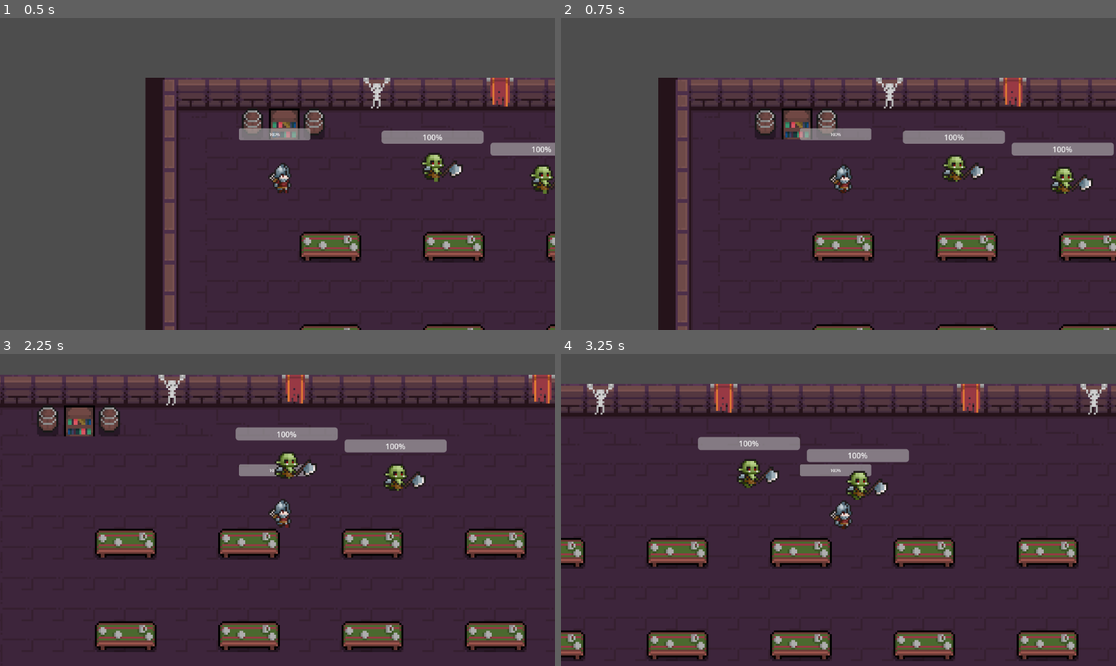
Above: before the commit, frames 1-4 (two rows, left to right).
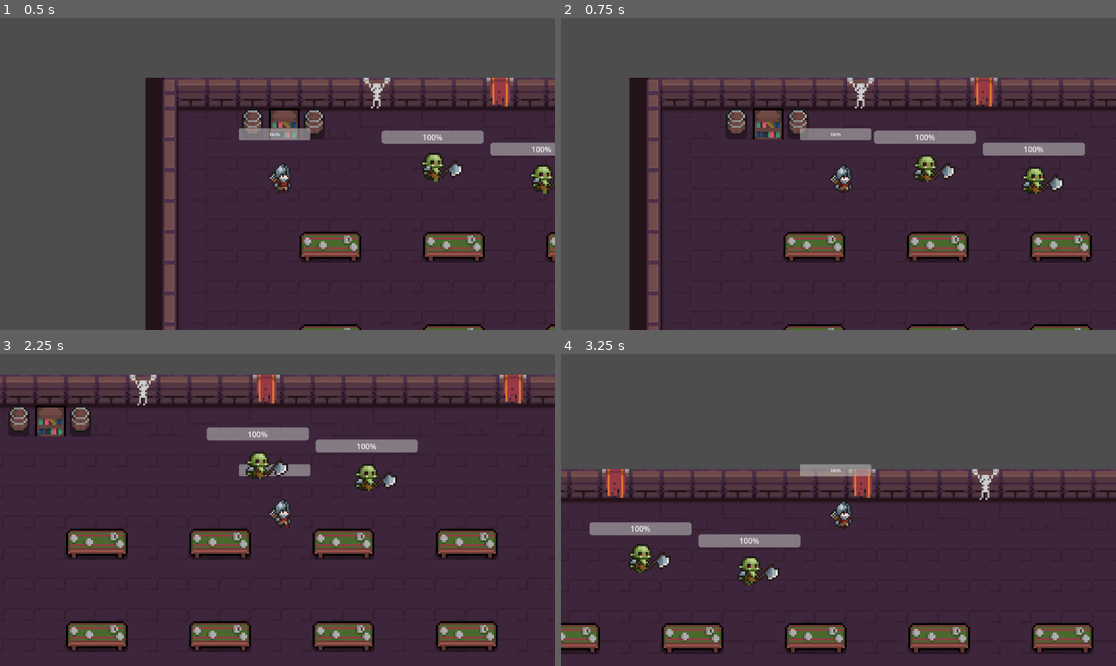
Above: after the commit, the same moments.

Repository: Bruneizer/Proyecto-godot-xddd
Game: Godot game, scene res://Juego/player_map.tscn
Two runs of this game, one before a commit and one after it. Both use one fixed random seed, a clock stepped at 60 frames per second and the inputs below.
Inputs:
- Up to frame 1 (0.5 s): no input
- Up to frame 2 (0.75 s): hold Right (ui_right) from 0.53 s (still down); hold Shift (sprint, bound only after the commit) from 0.53 s (still down)
- Up to frame 3 (2.25 s): release Right (ui_right) at 1.28 s; release Shift (sprint, bound only after the commit) at 1.28 s; hold Down (ui_down) 1.28-2.03 s; tap X (atacar) at 1.35 s; tap Shift (sprint, bound only after the commit) at 1.55 s; hold Right (ui_right) from 2.03 s (still down); hold Shift (sprint, bound only after the commit) from 2.03 s (still down)
- Up to frame 4 (3.25 s): release Right (ui_right) at 2.78 s; release Shift (sprint, bound only after the commit) at 2.78 s; hold Up (ui_up) from 2.78 s (still down); tap Shift (sprint, bound only after the commit) at 2.85 s

Frame 1 is identical in both runs. In frame 2, 16% of the frame differs, in the area x 12-100%, y 19-100%; in frame 3, 15%; in frame 4, 41%, in the area x 0-100%, y 9-99%.

Commit message:
Agregar sprint
con shift y trate d arreglar algun movimiento del orco

Diff:
--- a/soulknight/Enemigos/Movimiento.gd
+++ b/soulknight/Enemigos/Movimiento.gd
@@ -1,24 +1,37 @@
 extends CharacterBody2D
 
 const Orc_run = 70
+
+var hero: Node2D  # Referencia al héroe
+var chase_distance: float = 10.0  # Distancia de persecución
 
 func _ready():
 	# Inicializa la dirección del movimiento (hacia la derecha en este caso)
 	velocity.x = Orc_run
 	$AnimatedSprite2D.play("moverse")
+	hero = get_node("/root/Path/To/Hero")  # Asegúrate de ajustar la ruta al nodo del héroe
 
 func _physics_process(delta):
-	if is_on_wall():
-		# Si está tocando una pared, cambia la dirección del movimiento
-		if !$AnimatedSprite2D.flip_h:
-			velocity.x = -Orc_run  # Mueve hacia la izquierda
+	# Comprobar la distancia al héroe
+	if hero:
+		var distance_to_hero = position.distance_to(hero.position)
+		print("Distancia al héroe: ", distance_to_hero)
+		if distance_to_hero < chase_distance:
+			# Perseguir al héroe
+			velocity = (hero.position - position).normalized() * Orc_run
 		else:
-			velocity.x = Orc_run  # Mueve hacia la derecha
+			# Comportamiento normal
+			if is_on_wall():
+				# Si está tocando una pared, cambia la dirección del movimiento
+				if !$AnimatedSprite2D.flip_h:
+					velocity.x = -Orc_run  # Mueve hacia la izquierda
+				else:
+					velocity.x = Orc_run  # Mueve hacia la derecha
 
-		# Cambia el flip del sprite dependiendo de la dirección
-		if velocity.x < 0:
-			$AnimatedSprite2D.flip_h = true  # Voltea el sprite hacia la izquierda
-		elif velocity.x > 0:
-			$AnimatedSprite2D.flip_h = false  # Voltea el sprite hacia la derecha
+				# Cambia el flip del sprite dependiendo de la dirección
+				if velocity.x < 0:
+					$AnimatedSprite2D.flip_h = true  # Voltea el sprite hacia la izquierda
+				elif velocity.x > 0:
+					$AnimatedSprite2D.flip_h = false  # Voltea el sprite hacia la derecha
 
 	move_and_slide()
--- a/soulknight/Sprites/character_body_2d.gd
+++ b/soulknight/Sprites/character_body_2d.gd
@@ -5,6 +5,8 @@
 var is_attacking: bool = false
 var attack_duration: float = 0.5  # Duración de la animación de ataque
 var attack_timer: float = 0.0  # Temporizador para controlar el ataque
+
+var sprint_speed: float = 800.0  # Velocidad de sprint
 
 @onready var health_component: Node2D = $Node/HealthComponent
 @onready var animated_sprite_2d: AnimatedSprite2D = $AnimatedSprite2D  # Nodo de animación
@@ -39,7 +41,11 @@
 	var direction = get_input_direction()
 
 	if direction != Vector2.ZERO:
-		velocity = direction * speed
+		# Detectar si se está presionando la tecla de sprint
+		if Input.is_action_pressed("sprint"):
+			velocity = direction * sprint_speed
+		else:
+			velocity = direction * speed
 		move_and_slide()
 
 		# Reproduce la animación de caminar si el personaje se está moviendo
--- a/soulknight/Sprites/node_2d.tscn
+++ b/soulknight/Sprites/node_2d.tscn
@@ -184,7 +184,6 @@
 
 [node name="CollisionShape2D" type="CollisionShape2D" parent="Heroe"]
 position = Vector2(-7.46707, -10.7583)
-scale = Vector2(1, 1)
 shape = SubResource("RectangleShape2D_2y0bw")
 
 [node name="Camera2D" type="Camera2D" parent="Heroe"]
--- a/soulknight/project.godot
+++ b/soulknight/project.godot
@@ -61,6 +61,11 @@
 "events": [Object(InputEventKey,"resource_local_to_scene":false,"resource_name":"","device":0,"window_id":0,"alt_presse …(189 unchanged characters)…
 ]
 }
+sprint={
+"deadzone": 0.5,
+"events": [Object(InputEventKey,"resource_local_to_scene":false,"resource_name":"","device":-1,"window_id":0,"alt_pressed":false,"shift_pressed":false,"ctrl_pressed":false,"meta_pressed":false,"pressed":false,"keycode":0,"physical_keycode":4194325,"key_label":0,"unicode":0,"location":0,"echo":false,"script":null)
+]
+}
 
 [rendering]
 
Empty file removed: soulknight/Sprites/animated_sprite_2d.gd
